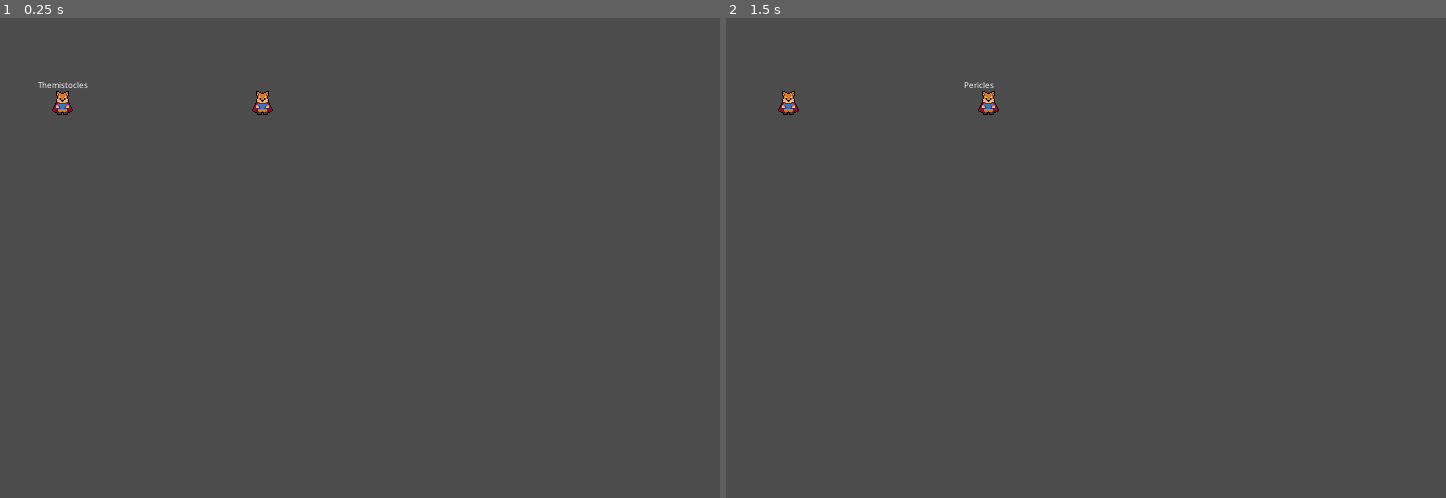
Above: before the commit, frames 1-2 (left to right).
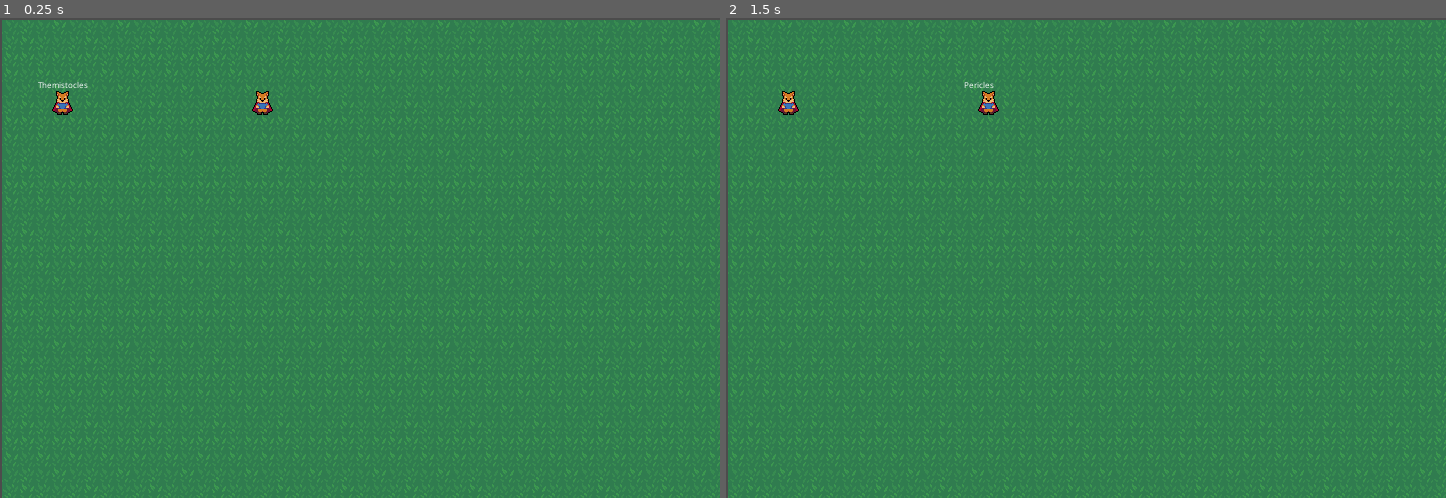
Above: after the commit, the same moments.

Repository: Multi-User-Domain/SimPolis
Game: Godot game, scene res://Main.tscn
The game is run twice, just before and just after one commit, with the same random seed, the same clock (stepped at 60 frames per second) and the same inputs.
Inputs (mouse positions are in pixels of both pictures, inside the frame that each line leads up to):
- Up to frame 1 (0.25 s): no input
- Up to frame 2 (1.5 s): tap Enter at 0.5 s; move the mouse to (790, 104) at 0.52 s; click (790, 104) at 0.67 s; tap Space at 1.25 s; move the mouse to (985, 104) at 1.27 s; click (985, 104) at 1.42 s

The runs differ from the first frame. In frame 1, 99% of the frame differs, in the area x 0-100%, y 0-100%; in frame 2, 99%.

Commit message:
added grass background

Diff:
--- a/Main.tscn
+++ b/Main.tscn
@@ -1,10 +1,17 @@
-[gd_scene load_steps=3 format=2]
+[gd_scene load_steps=4 format=2]
 
 [ext_resource path="res://characters/Player/Player.tscn" type="PackedScene" id=1]
 [ext_resource path="res://Main.gd" type="Script" id=2]
+[ext_resource path="res://assets/world/tile/grass.png" type="Texture" id=3]
 
 [node name="Main" type="Node2D"]
 script = ExtResource( 2 )
+
+[node name="Sprite" type="Sprite" parent="."]
+position = Vector2( 362, 242 )
+texture = ExtResource( 3 )
+region_enabled = true
+region_rect = Rect2( 0, 0, 720, 480 )
 
 [node name="Themistocles" parent="." instance=ExtResource( 1 )]
 character_name = "Themistocles"
Binary file added: assets/world/tile/grass.png
Not shown, added: assets/world/tile/grass.png.import
